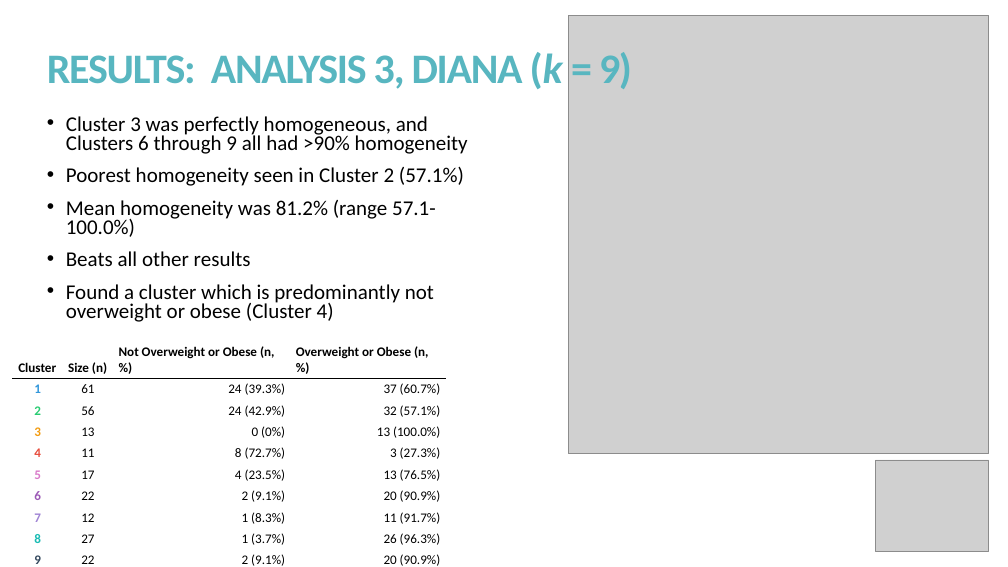
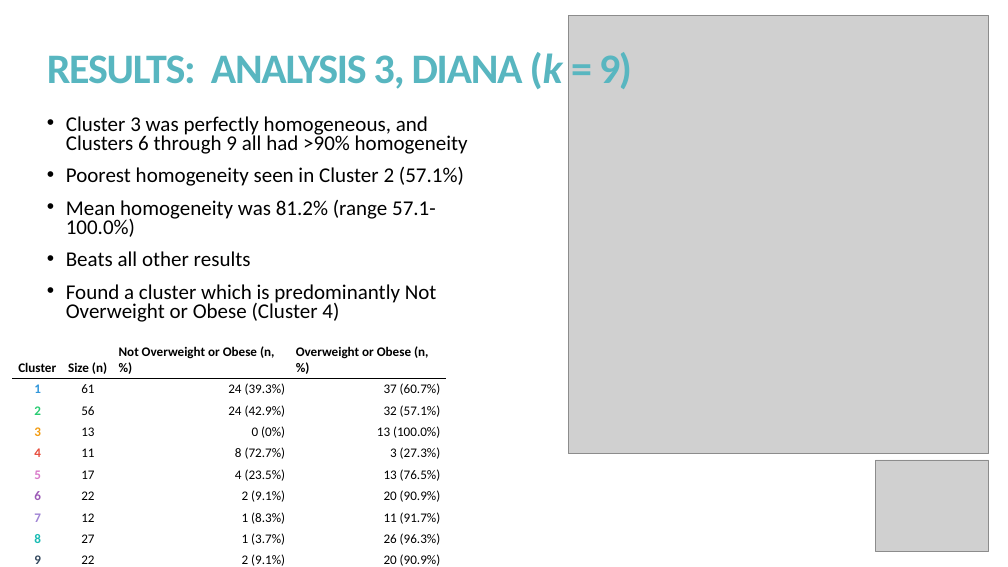
Before and after one commit to kmprioliPROF/CSC_8515_Final_Project, a slide deck: slide 15 of presentation/Prioli_presentation.pptx. Drawn at 1008x567 pixels with LibreOffice and Linux fonts; fonts in the diff are those of the drawing; grey boxes stand for pictures. Boxes give left, top, right and bottom in pixels: in the first picture for what was removed or moved away, otherwise in the second. Text is boxed around its words. In the diff, an @@ line names an element or a change of style, - is before the commit and + after.

```diff
--- a/presentation/Prioli_presentation.pptx
+++ b/presentation/Prioli_presentation.pptx
@@ text at (66,284,437,322): text changed @@
-• Found a cluster which is predominantly not overweight or obese (Cluster 4)
+• Found a cluster which is predominantly Not Overweight or Obese (Cluster 4)
```
Also in this commit, not shown: 2 other slides changed, 3 slides removed, 2 other files.
